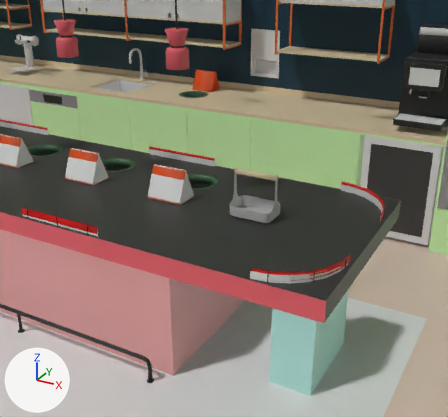
Two versions of the glTF model office-wix-managed/public/kitchen-scene-optimized/ul-kitchen27.glb, one commit apart.
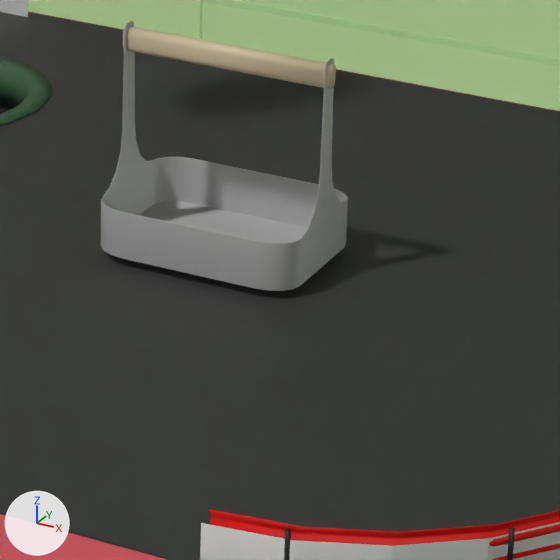
Each version appears first from a camera (50 mm lens) standing at (63.77, -56.42, 36.4) and looking at (40.1, -13.4, 14.89), and next in a close-up on the part from 47% to 72% of the width and 39% to 67% of the height. The axes (+X, +Y, +Z) are drawn at lower left. The lights are the same throughout. The first two pictures are the older version. Where no turn or scale is listed for an object, it has been applied to the vertices.

The first close-up shows 'closetDoors', 'mainTableSidePannels', 'mainTableTopPlane', 'raceBoundaries', 'raceBoundariesPhysic', 'salBase1', 'salHange1', 'trashCarton1' and 3 more.
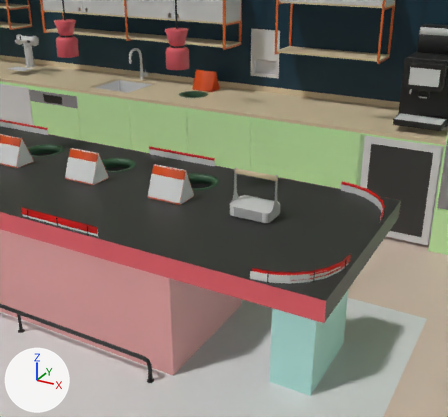
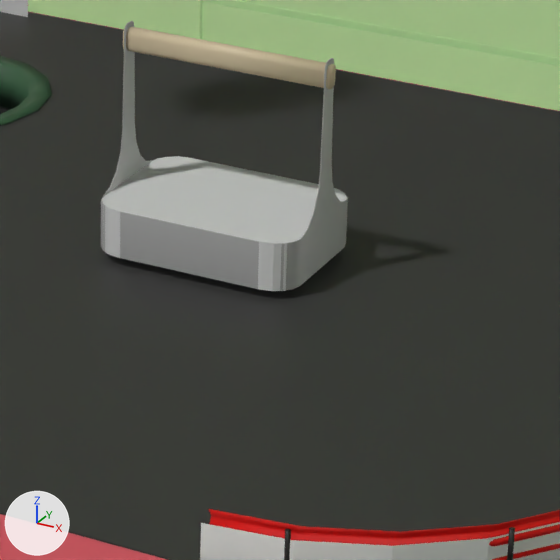
Pixel boxes [x1, y1, x2, y2] of what changed, in the close-ups (560 x 560 px):
'salBase1Physic', added
    after: [102, 156, 347, 291]

Edits to the bpy script that builds the scene:
```text
Add me_cube_018:
    me_cube_018.from_pydata(...)  # 40 vertices, 76 faces; spans x -1.93..1.93, y -1.39..1.39, z -0.45..0.45
Add ob_salbase1physic:
    ob_salbase1physic = bpy.data.objects.new('salBase1Physic', me_cube_018)
    ob_salbase1physic.location = (42.45, -12.12, 14.87)
```
